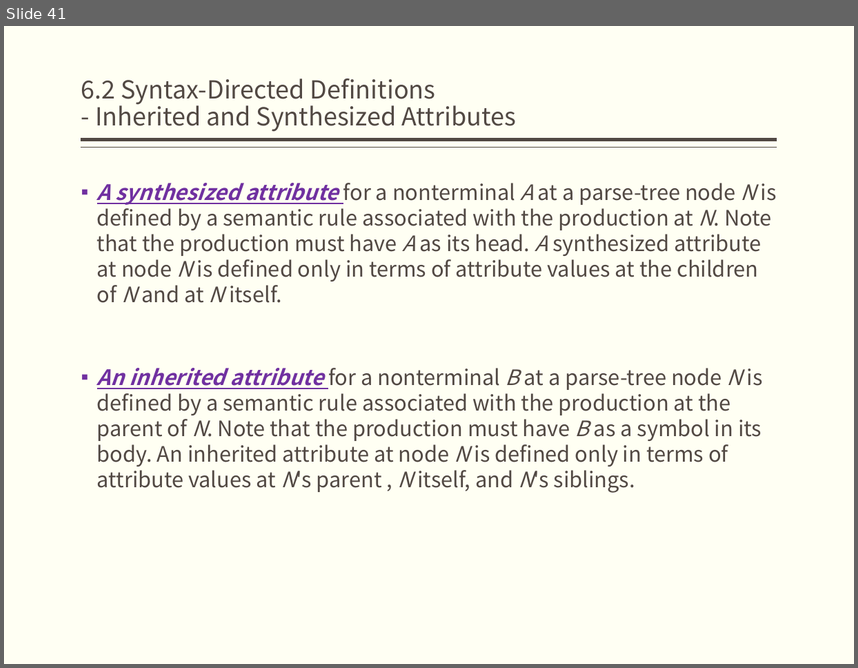
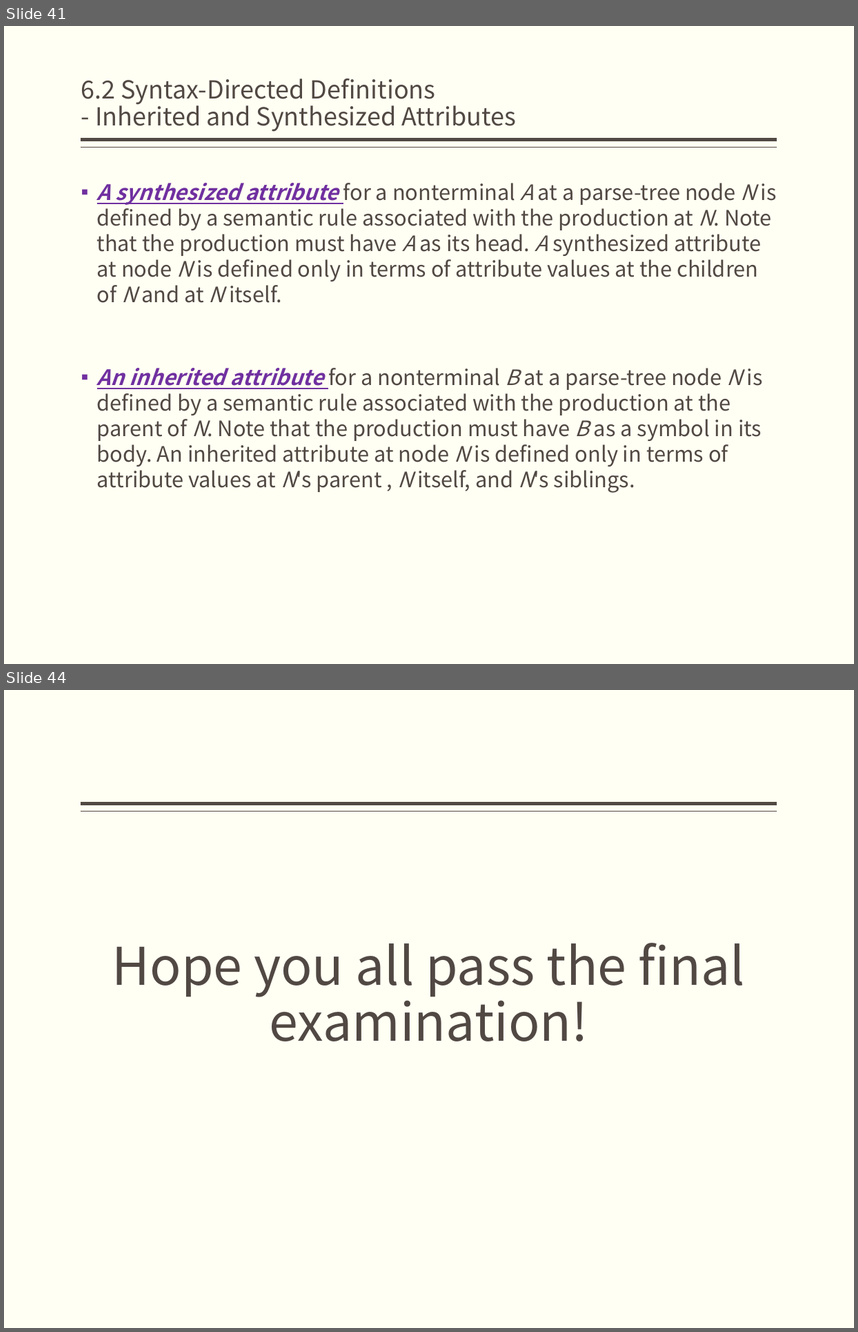
Before and after one commit to jz81/jz81.github.io, a slide deck: course/compiler/LectureNotes/(Spring2018)CourseReview.pptx. Shown one above the other, each under a label of ours: slide 41 before the commit, slides 41 and 44 after it; the slides between them are not shown. The pictures are 858x668 and 858x1332 pixels, drawn with LibreOffice and Linux fonts; fonts in the diff are those of the drawing. Boxes give left, top, right and bottom in pixels: in the first picture for what was removed or moved away, otherwise in the second. Text is boxed around its words. In the diff, an @@ line names an element or a change of style, - is before the commit and + after.

```diff
--- a/course/compiler/LectureNotes/(Spring2018)CourseReview.pptx
+++ b/course/compiler/LectureNotes/(Spring2018)CourseReview.pptx
@@ slide 44 added at (x1=4, y1=690, x2=854, y2=1328), background #FFFFF3; not listed: 2 template elements that a slide beside it also shows @@
@@ text added at (x1=112, y1=943, x2=745, y2=1041), 44 pt, text #514843 @@
+Hope you all pass the final examination!
```
Also in this commit, not shown: 1 slide changed, 2 other slides added, 1 slide removed.
